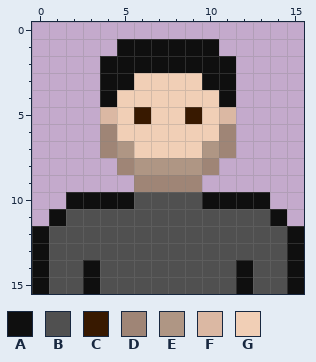
File history of a pixel-art sprite, Assets/Resources/Sprites/Credits/3.png. The first picture shows the starting point.
The file is 16x16 pixels.
Palette (. is transparent): A #0f0f0f  B #505050  C #381900  D #9f8576  E #af9684  F #dbb8a3  G #f1cfb6
Pixels before, first column x 0:
 1 .....AAAAAA.....
 2 ....AAAAAAAA....
 3 ....AAGGGGAA....
 4 ....AGGGGGGA....
 5 ....FGCGGCGF....
 6 ....DGGGGGGD....
 7 ....DEGGGGED....
 8 .....DEEEED.....
 9 ......DDDD......
10 ..AAAABBBBAAAA..
11 .ABBBBBBBBBBBBA.
12 ABBBBBBBBBBBBBBA
13 ABBBBBBBBBBBBBBA
14 ABBABBBBBBBBABBA
15 ABBABBBBBBBBABBA
After:
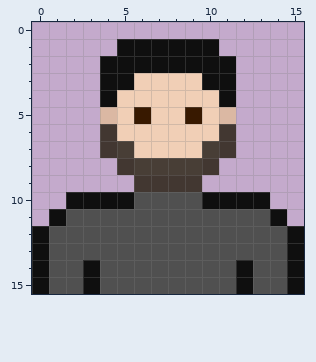
The edit:
colour D: #9f8576 -> #423731
colour E: #af9684 -> #483e36
